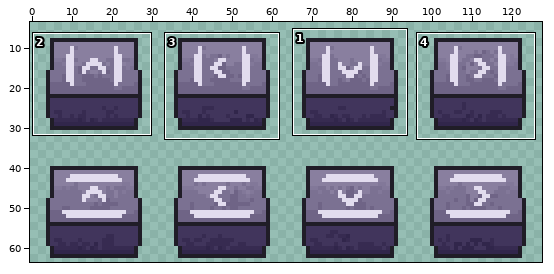
One commit to this sprite sheet: assets/textures/arrow-blocks-sheet.png. Above: a wide view before the commit, with the close-up outlined.
Close-up. First the earlier version:
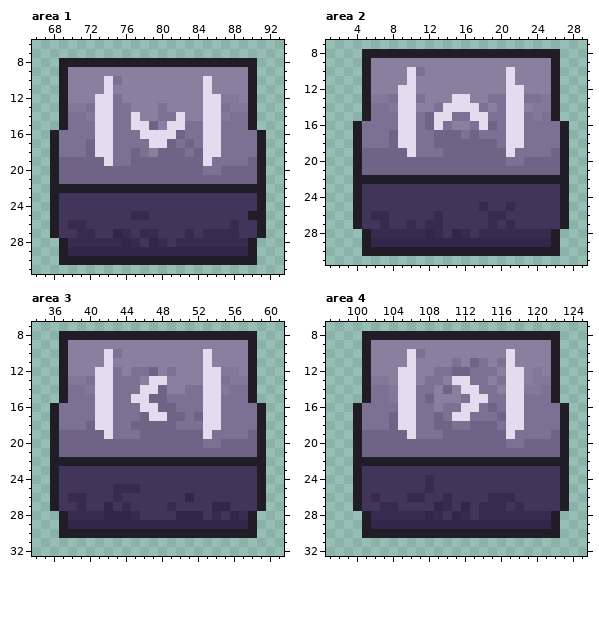
The file is 128x64 pixels. Colours within 5 levels of each other are drawn and written as one. Shown: area 1: x 66..93, y 6..31; area 2: x 1..29, y 7..31; area 3: x 34..61, y 7..32; area 4: x 97..125, y 7..32. The wide view leaves out empty margins. The commit also changed other parts of the picture, which this record leaves out.
And afterwards:
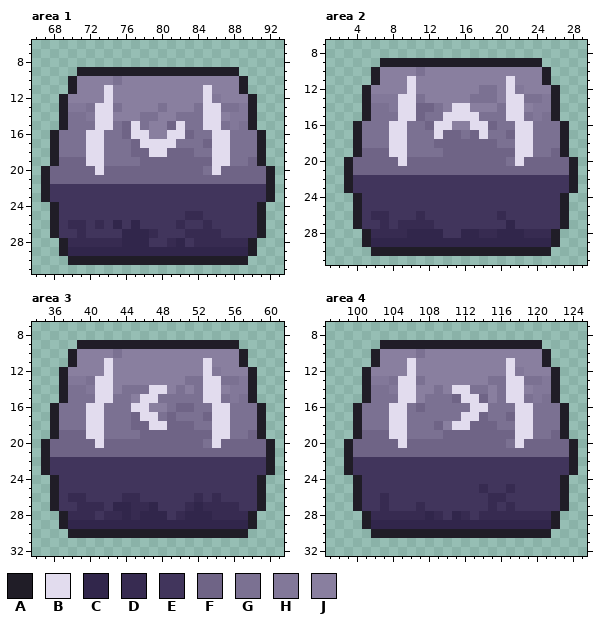
Palette (. is transparent): A #201d27  B #e2dcee  C #31264b  D #372b51  E #41355c  F #6f6486  G #7b7192  H #827899  J #897f9f
Diff:
Changed rows in their new state; - is an unchanged pixel.
Area 1:
first column x 67:
 8 --......................--
 9 --..AAAAAAAAAAAAAAAAAA..--
10 --.A---J----------J---A.--
11 --.A------------------A.--
12 ------J-J----------HJJ----
13 ---------J-------G---G----
14 --------JJJGGJJGGG--JHH---
15 ---------F-GJ-F------H----
16 -----B-G-FB-JJ-BF-G-B-----
17 -----B-G--FB--B-G-F-B-----
18 -----B-G---FBB--FGG-B-----
19 -----BBG--G-------FBB-----
20 AF----B------------B----FA
21 AF----------------------FA
22 AEEEEEEEEEEEEEEEEEEEEEEEEA
23 AE----------------------EA
25 ----------EE----DD-----E--
26 ------D-C-C----D--D--E----
27 -----E--ECCC-----D--EE----
28 ----------CCEEDCE---------
30 --.--------------------.--
Area 2:
first column x 3:
 8 --......................--
 9 --..AAAAAAAAAAAAAAAAAA..--
10 --.A---J----------J---A.--
11 --.A------------------A.--
12 ------J--------GG--H------
13 -----H------JJGG-J--------
14 --------FF-J--JJ----------
15 --------FGG-BB-G----------
16 -----B-G---B--B---G-B-----
17 -----B-G--B----B--F-B-----
18 -----B-G----------G-B-----
19 -----BBG----------FBB-----
20 AF----B------------B----FA
21 AF----------------------FA
22 AEEEEEEEEEEEEEEEEEEEEEEEEA
23 AE----------------------EA
25 ---------------E--E-------
26 --------D-E-----E---------
27 ------D-D-E-----E-C-------
28 -------CC-C-ECC--CCC------
30 --.--------------------.--
Area 3:
first column x 35:
 8 --......................--
 9 --..AAAAAAAAAAAAAAAAAA..--
10 --.A---J----------J---A.--
11 --.A------------------A.--
12 ------J-J-JJJ-J----HJJ----
13 --------JJJ-JJ--GG---G----
14 --------J--G-B-GJ---JHH---
15 ----------J-BG-------H----
16 -----B-G--B-JJGFF-G-B-----
17 -----B-G--FB-G-G-GF-B-----
18 -----B-G----BB-FF-G-B-----
19 -----BBG----------FBB-----
20 AF----B------------B----FA
21 AF----------------------FA
22 AEEEEEEEEEEEEEEEEEEEEEEEEA
23 AE----------------------EA
25 --------EEE---------------
26 --------EDD-----ED-D------
27 -----DDECCDDC-E-DCDDDD----
28 ------EDD--CCC-D--C-DD----
30 --.--------------------.--
Area 4:
first column x 99:
 8 --......................--
 9 --..AAAAAAAAAAAAAAAAAA..--
10 --.A---J----------J---A.--
11 --.A--------J-JJ-J----A.--
12 ------J---JJJJJJJ--H-J----
13 -----G--GJJ-JJJJG---GG----
14 --------JJGJB-G-JG--J-H---
15 -----G--JGGGFB-FJ----H----
16 -----B-GF-G--G-BG-G-B-----
17 -----B-G--G-G-BF-GF-B-----
18 -----B-G---JBB----G-B-----
19 -----BBG----------FBB-----
20 AF----B------------B----FA
21 AF----------------------FA
22 AEEEEEEEEEEEEEEEEEEEEEEEEA
23 AE----------------------EA
24 ---------E----------------
25 ---------E-----D--D-------
26 ---ED--EE--E------E-------
27 -----E--D-EE-E-E-EDE------
30 --.--------------------.--
Where, in picture pixels (left, top, right, bottom), the same in both close-ups:
changed: (41, 58, 275, 265)
changed: (344, 49, 578, 256)
changed: (41, 331, 275, 538)
changed: (344, 331, 578, 538)
